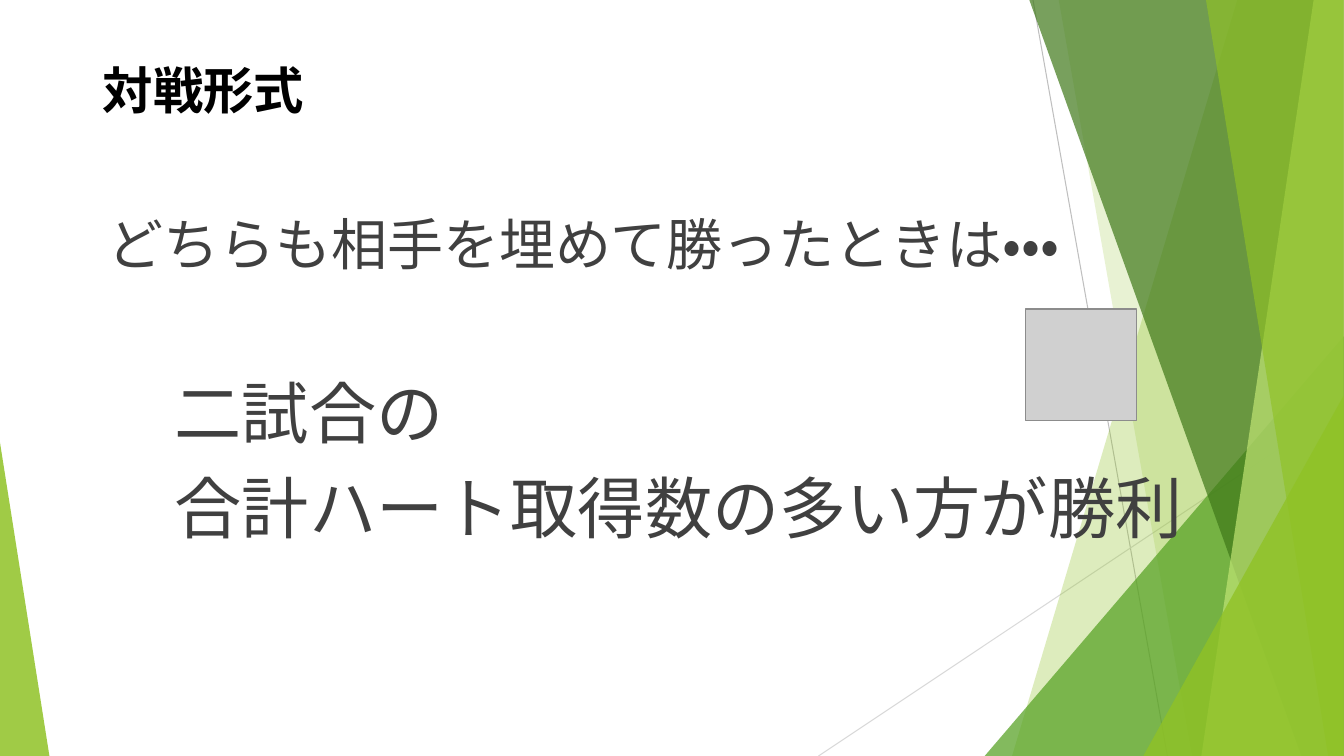
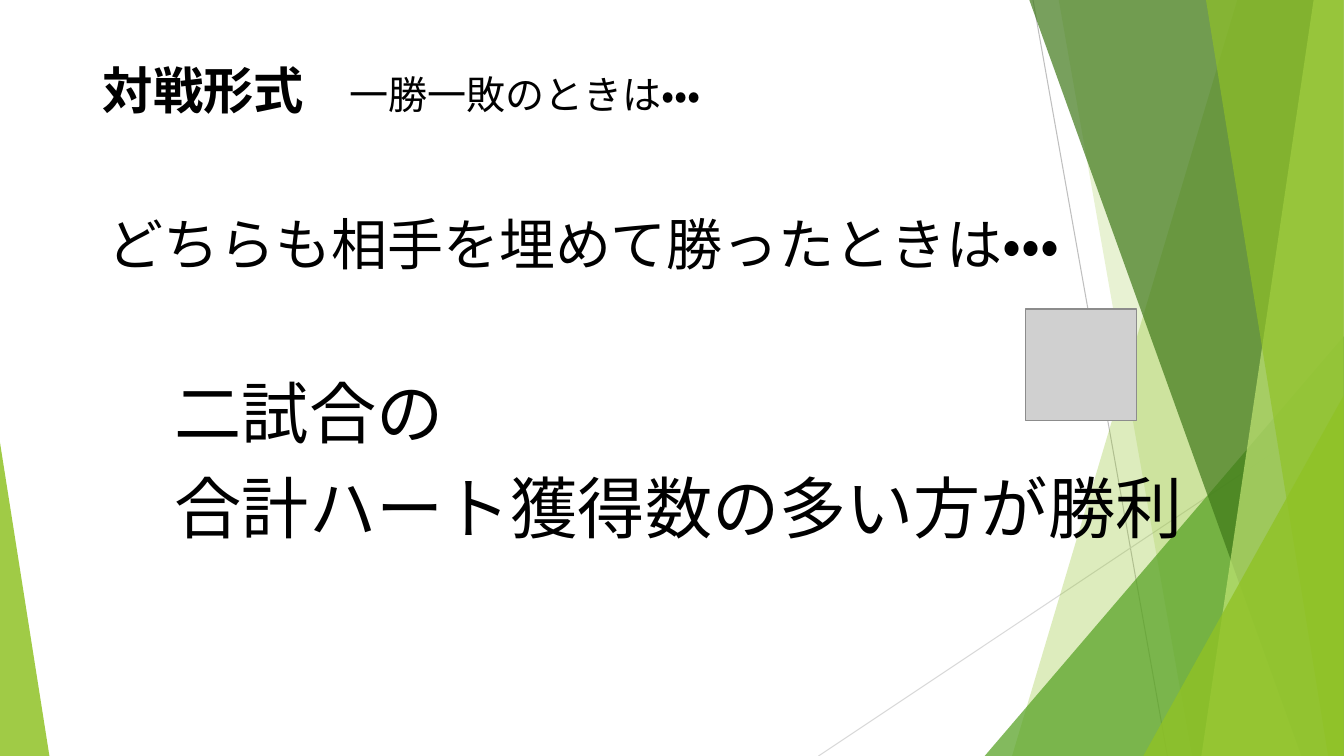
Before and after one commit to noko1024/ChaserDoc, a slide deck: slide 19 of New_U-16.pptx. Drawn at 1344x756 pixels with LibreOffice and Linux fonts; fonts in the diff are those of the drawing; grey boxes stand for pictures. Boxes give left, top, right and bottom in pixels: in the first picture for what was removed or moved away, otherwise in the second. Text is boxed around its words. In the diff, an @@ line names an element or a change of style, - is before the commit and + after.

```diff
--- a/New_U-16.pptx
+++ b/New_U-16.pptx
@@ title at bbox=[103, 66, 702, 114]: text changed; size 36 to 27.9 pt; bold off @@
-対戦形式
+対戦形式 一勝一敗のときは・・・
@@ text at bbox=[108, 218, 1060, 444]: text colour #404040 to #000000 in "どちらも相手を埋めて勝ったときは・・・", "二試合の" @@
@@ text at bbox=[175, 465, 1183, 550]: text changed; text colour #404040 to #000000 @@
-合計ハート取得数の多い方が勝利
+合計ハート獲得数の多い方が勝利
```
Also in this commit, not shown: 11 other slides changed.
